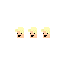
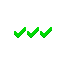
Layered file, before and after one edit (64x64). Changes by layer:
moved "Layer 4" above "Layer 3", painted on it over box(15, 27, 52, 38)
renamed "Layer 6" to "Layer 3", painted on it over box(27, 27, 39, 38)
renamed "Layer 5" to "Layer 2", painted on it over box(14, 27, 26, 38)
renamed "Layer 7" to "Layer 1", moved it above "Background", painted on it over box(14, 27, 52, 38)
